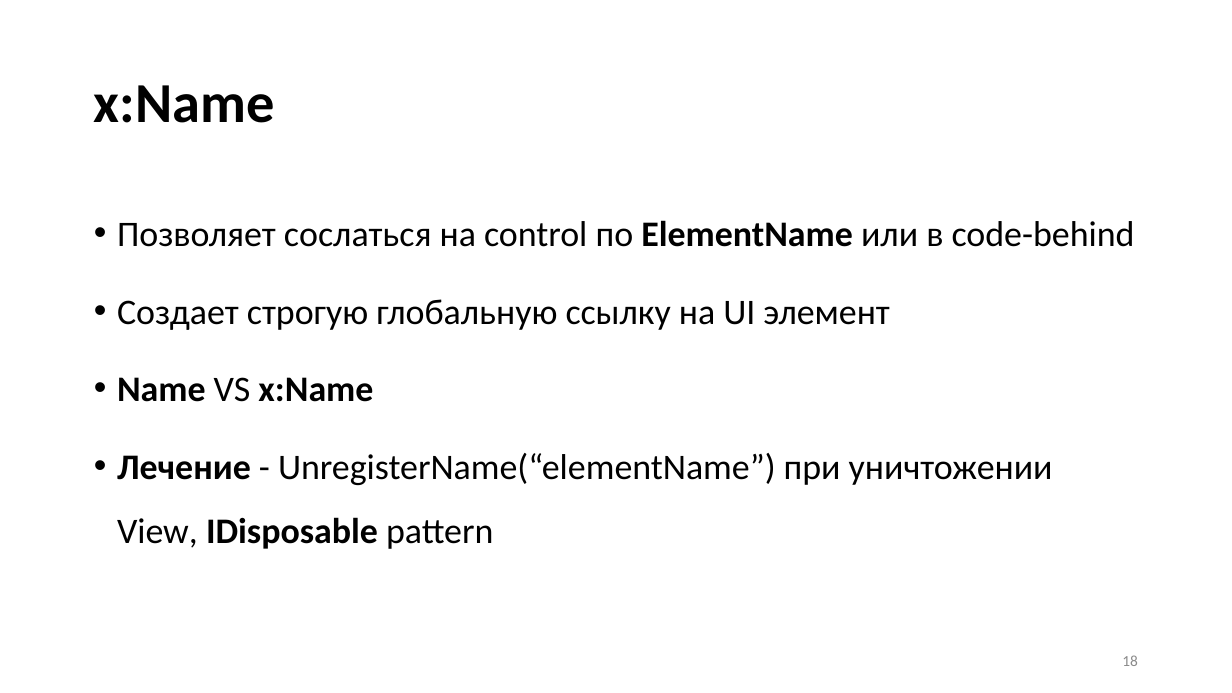
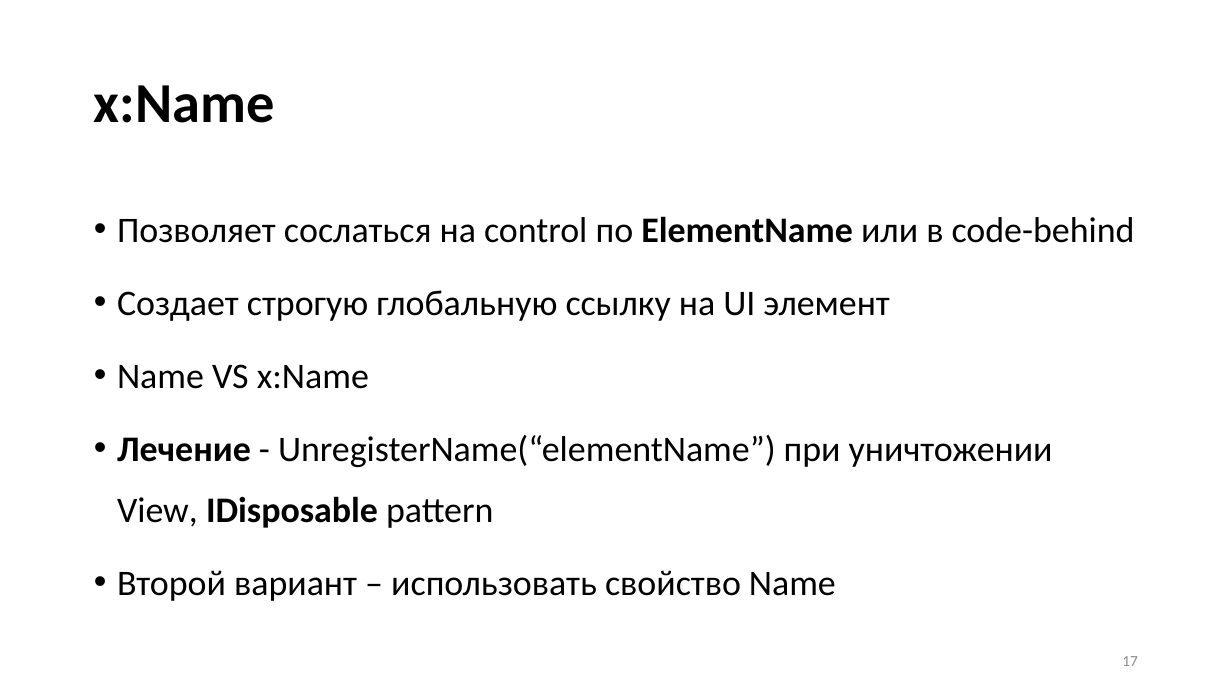
Before and after one commit to Talrandel/MemoryLeak, a slide deck: slide 17 of Утечки памяти.pptx (slide 18 before the commit). Drawn at 1232x693 pixels with LibreOffice and Linux fonts; fonts in the diff are those of the drawing. Boxes give left, top, right and bottom in pixels: in the first picture for what was removed or moved away, otherwise in the second. Text is boxed around its words. In the diff, an @@ line names an element or a change of style, - is before the commit and + after.

```diff
--- a/Утечки памяти.pptx
+++ b/Утечки памяти.pptx
@@ text at bbox=[117, 216, 1135, 528]: bold off in "Name x:Name"; line spacing 1.5 to 1.4 @@
@@ text at bbox=[117, 570, 836, 601]: paragraph added @@
+• Второй вариант – использовать свойство Name
@@ page number at bbox=[1122, 656, 1138, 666]: text changed @@
-18
+17
```
Also in this commit, not shown: 10 other slides changed, 2 slides removed, 7 other files.
